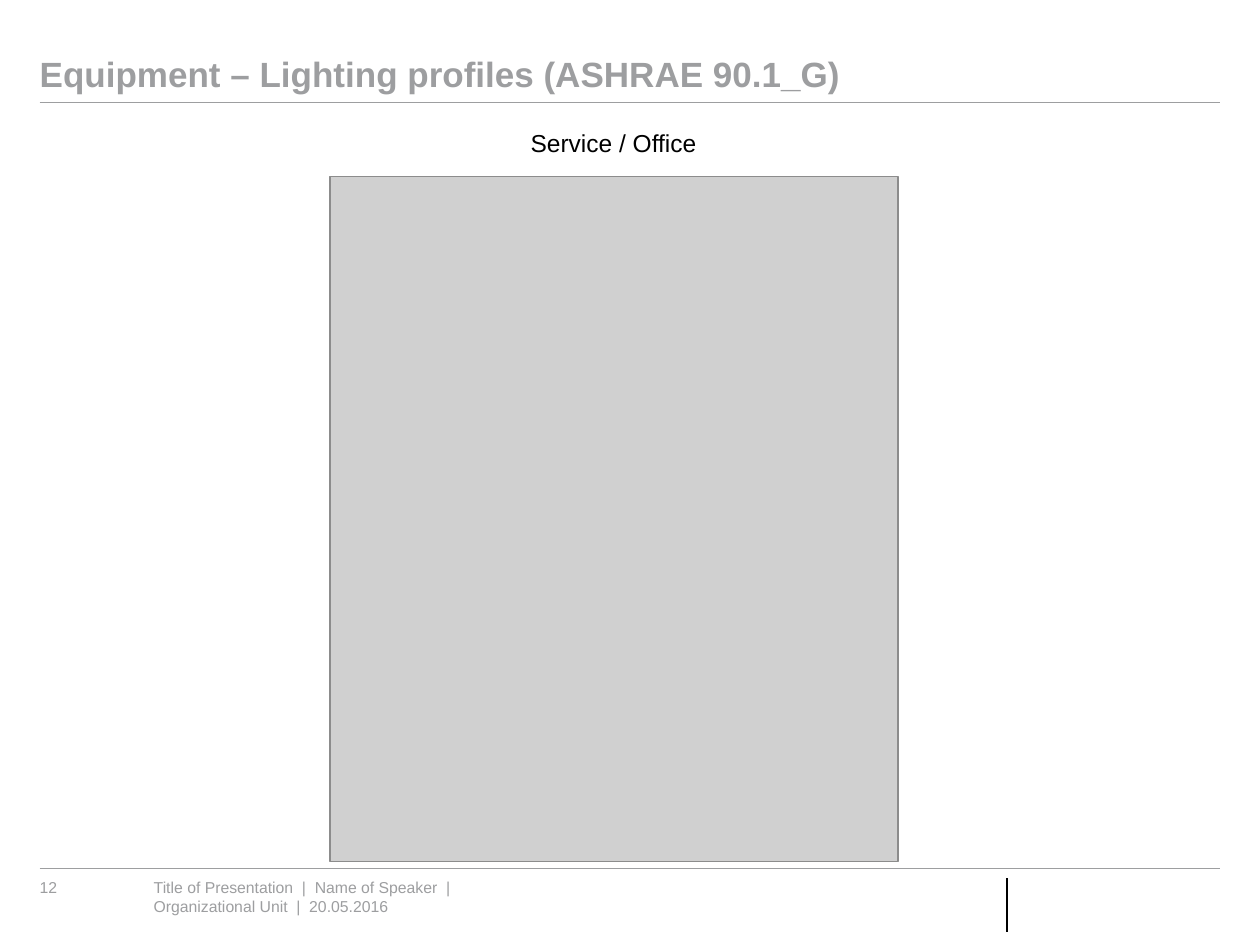
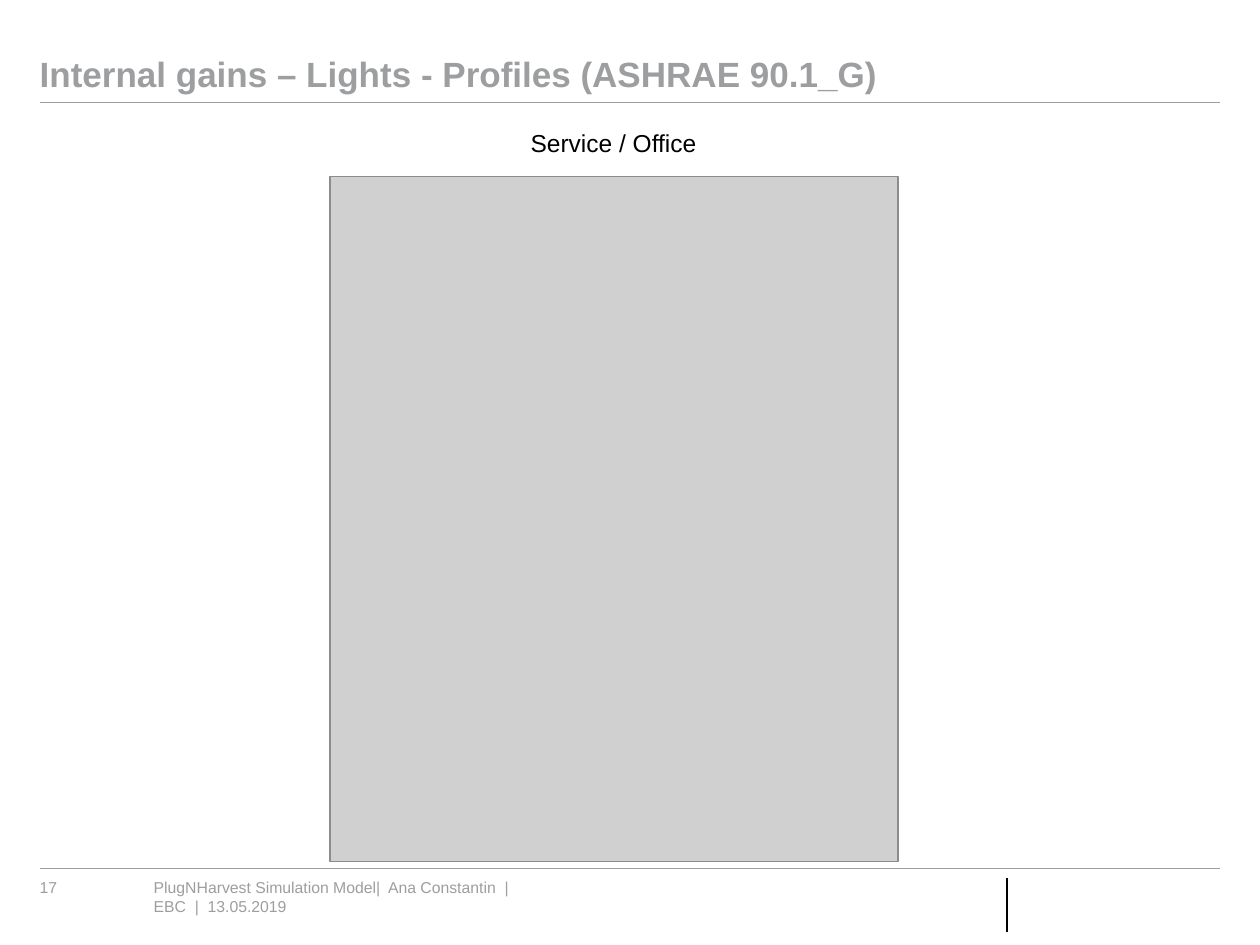
Before and after one commit to RWTH-EBC/AixLib, a slide deck: slide 17 of AixLib/Resources/PlugNHarvest/Presentation PlugNHarvest Model.pptx (slide 12 before the commit). Drawn at 1260x945 pixels with LibreOffice and Linux fonts; fonts in the diff are those of the drawing; grey boxes stand for pictures; background and template pictures are left out. Boxes give left, top, right and bottom in pixels: in the first picture for what was removed or moved away, otherwise in the second. Text is boxed around its words. In the diff, an @@ line names an element or a change of style, - is before the commit and + after.

Commit message:
Newest version of the Presentation PlugNHarvest Model.pptx

```diff
--- a/AixLib/Resources/PlugNHarvest/Presentation PlugNHarvest Model.pptx
+++ b/AixLib/Resources/PlugNHarvest/Presentation PlugNHarvest Model.pptx
@@ title at [40,62,877,93]: text changed @@
-Equipment – Lighting profiles (ASHRAE 90.1_G)
+Internal gains – Lights - Profiles (ASHRAE 90.1_G)
@@ page number at [40,882,58,893]: text changed @@
-12
+17
@@ text at [154,881,495,912]: text changed @@
-Title of Presentation | Name of Speaker | Organizational Unit | 20.05.2016
+PlugNHarvest Simulation Model| Ana Constantin | EBC | 13.05.2019
```
Also in this commit, not shown: 16 other slides changed, 5 slides added, 1 slide removed.
